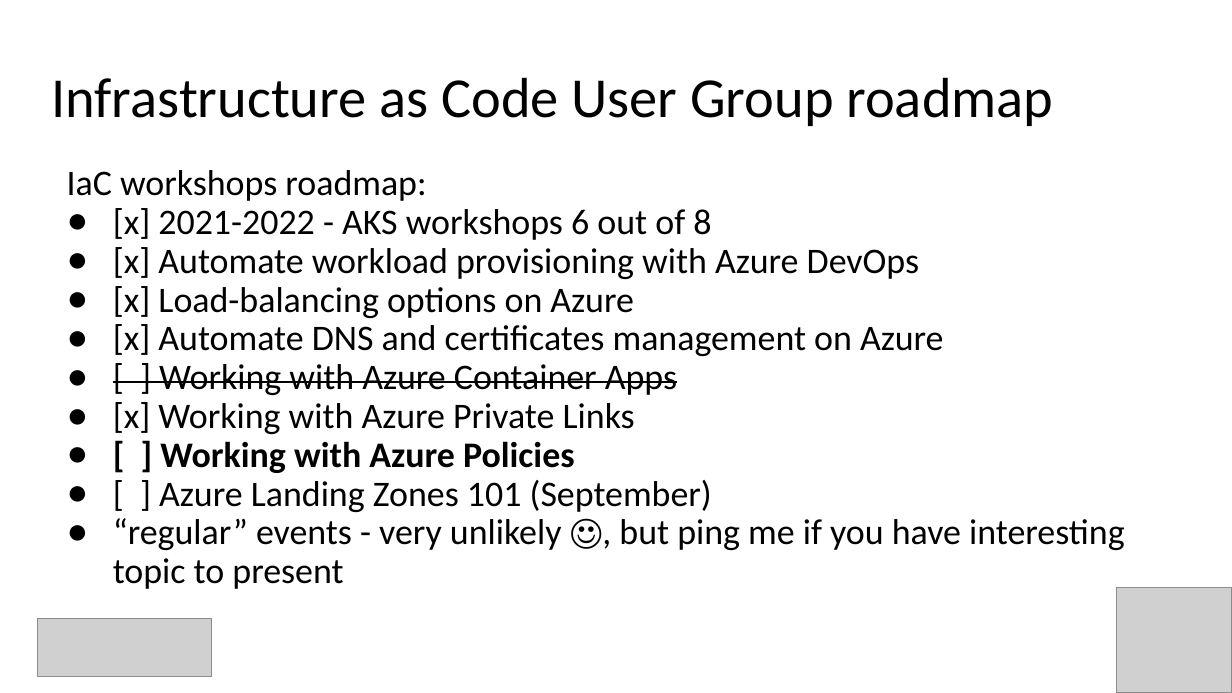
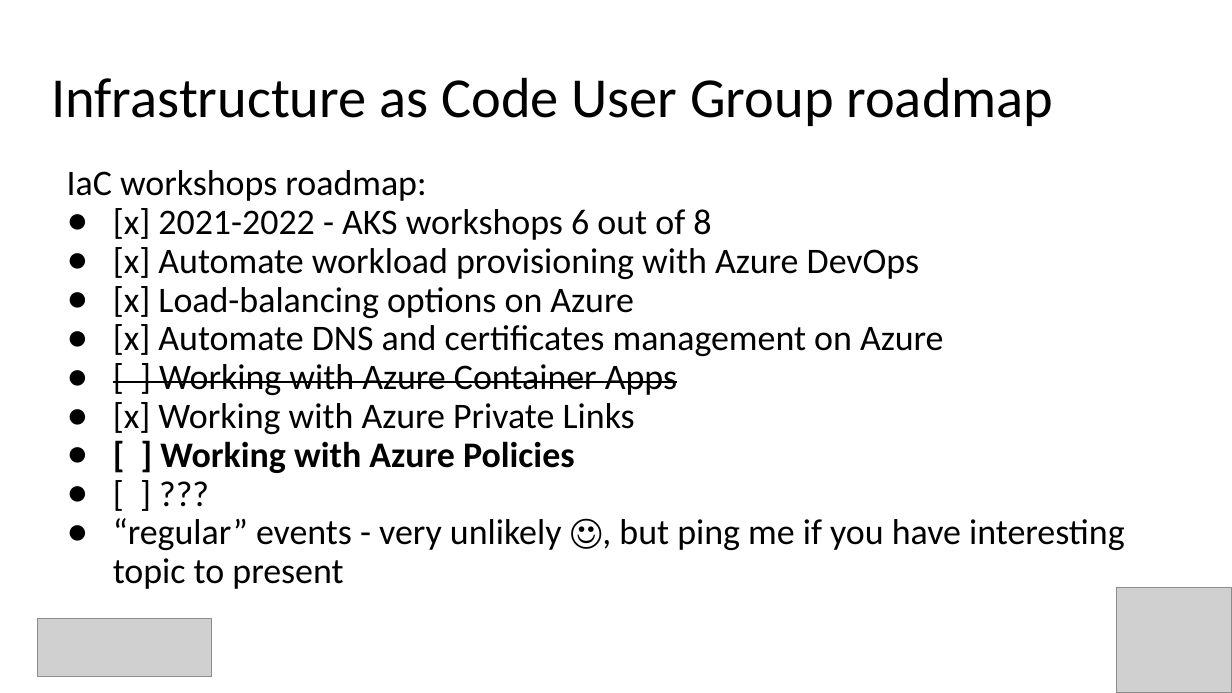
Before and after one commit to Infrastructure-AsCode/azure-policy-101, a slide deck: slide 2 of slides/workling-with-azure-policies.pptx. Drawn at 1232x693 pixels with LibreOffice and Linux fonts; fonts in the diff are those of the drawing; grey boxes stand for pictures. Boxes give left, top, right and bottom in pixels: in the first picture for what was removed or moved away, otherwise in the second. Text is boxed around its words. In the diff, an @@ line names an element or a change of style, - is before the commit and + after.

```diff
--- a/slides/workling-with-azure-policies.pptx
+++ b/slides/workling-with-azure-policies.pptx
@@ text at <box>159,480,712,512</box>: text changed @@
-● [ ] Azure Landing Zones 101 (September)
+● [ ] ???
```
Also in this commit, not shown: 1 other slide changed, 1 slide added, 1 other file.
